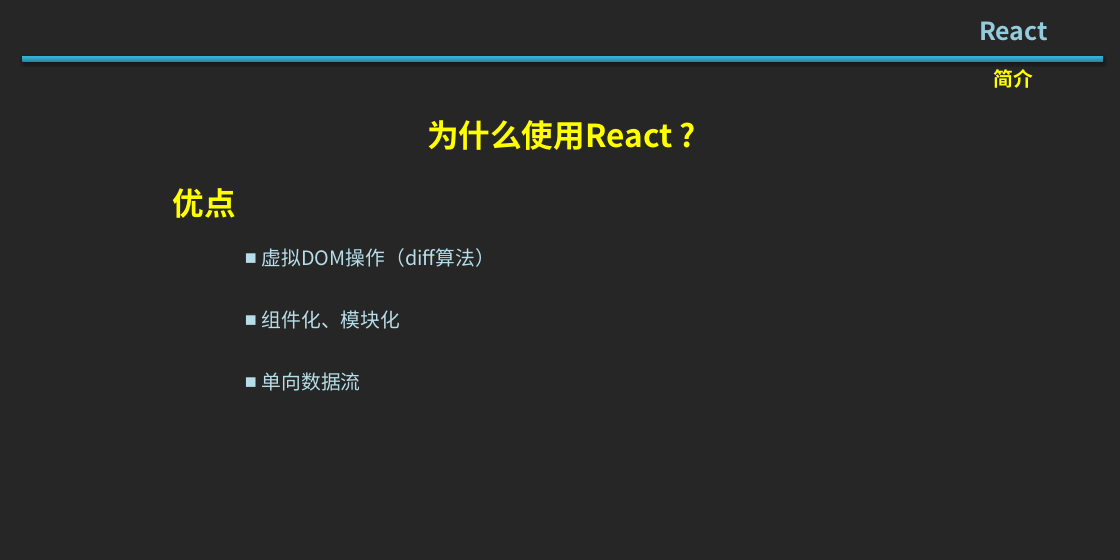
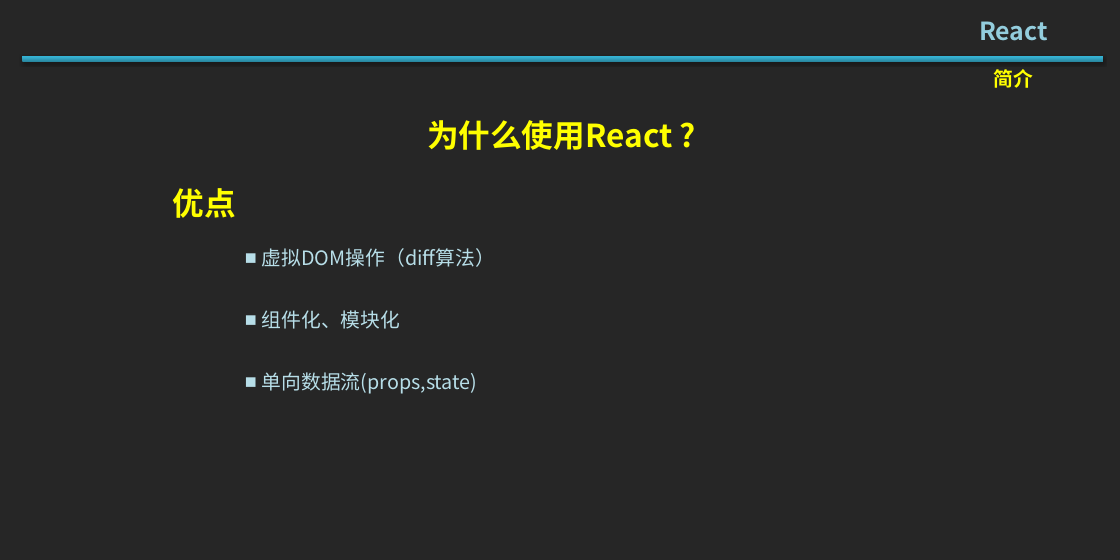
Before and after one commit to Jiepeixuan/Share, a slide deck: slide 5 of React/React.pptx. Drawn at 1120x560 pixels with LibreOffice and Linux fonts; fonts in the diff are those of the drawing. Boxes give left, top, right and bottom in pixels: in the first picture for what was removed or moved away, otherwise in the second. Text is boxed around its words. In the diff, an @@ line names an element or a change of style, - is before the commit and + after.

```diff
--- a/React/React.pptx
+++ b/React/React.pptx
@@ text at (262, 372, 478, 394): text changed @@
-■ 单向数据流
+■ 单向数据流(props,state)
```
Also in this commit, not shown: 2 other slides changed, 4 slides added, 21 slides removed, 4 other files.
